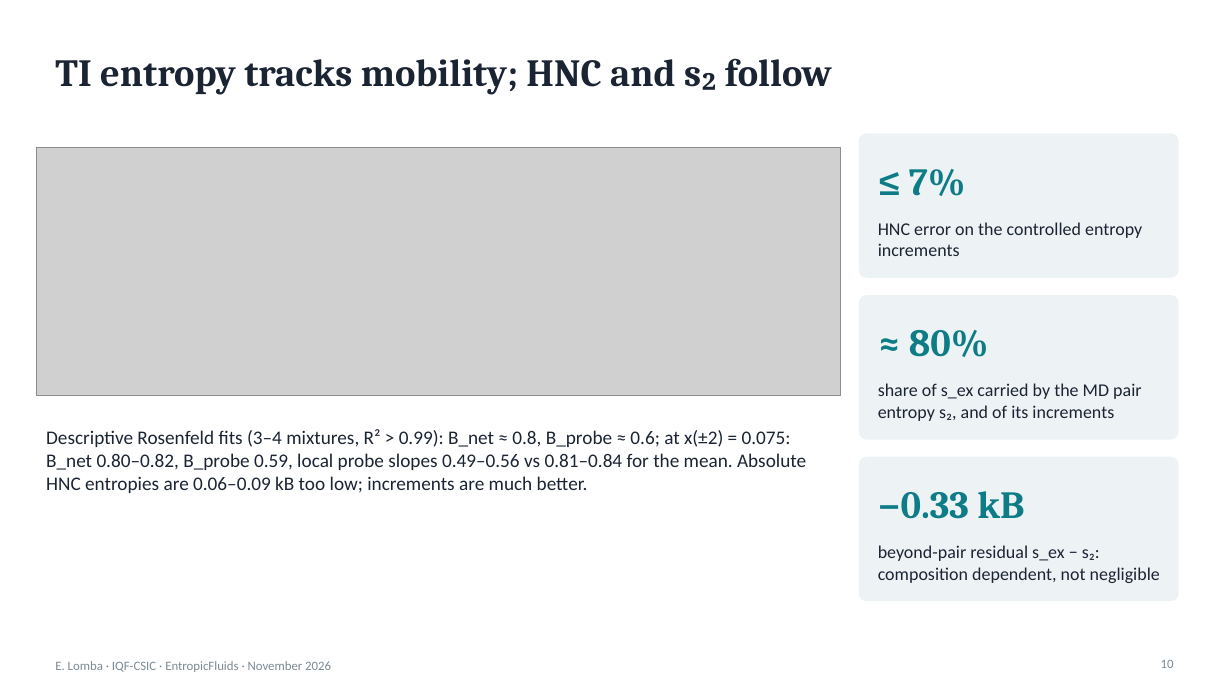
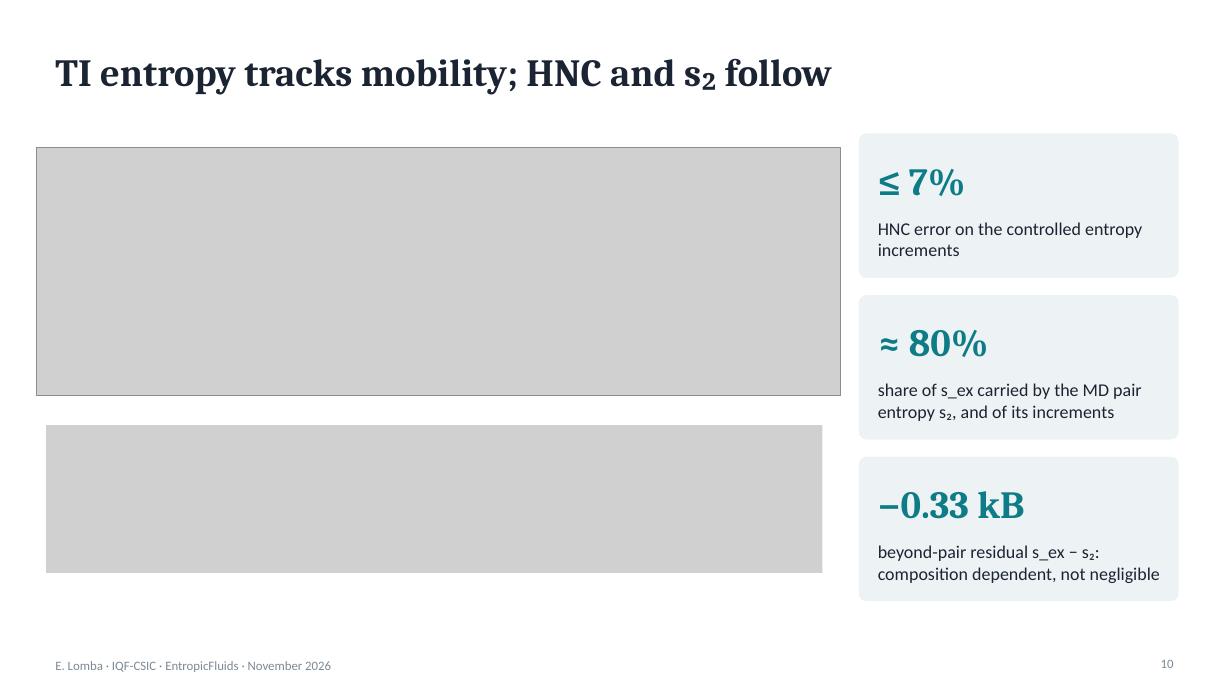
Before and after one commit to elomba/HNC-nCLJ, a slide deck: slide 10 of doc/slides/component_entropy_results.pptx. Drawn at 1232x693 pixels with LibreOffice and Linux fonts; fonts in the diff are those of the drawing; grey boxes stand for pictures. Boxes give left, top, right and bottom in pixels: in the first picture for what was removed or moved away, otherwise in the second. Text is boxed around its words. In the diff, an @@ line names an element or a change of style, - is before the commit and + after.

Commit message:
Changes in presentation

```diff
--- a/doc/slides/component_entropy_results.pptx
+++ b/doc/slides/component_entropy_results.pptx
@@ text removed at <box>46,429,806,493</box> @@
-Descriptive Rosenfeld fits (3–4 mixtures, R² > 0.99): B_net ≈ 0.8, B_probe ≈ 0.6; at x(±2) = 0.075: B_net 0.80–0.82, B_probe 0.59, local probe slopes 0.49–0.56 vs 0.81–0.84 for the mean. Absolute HNC entropies are 0.06–0.09 kB too low; increments are much better.
@@ picture added at <box>46,425,823,573</box> @@
```
Also in this commit, not shown: 8 other slides changed.
